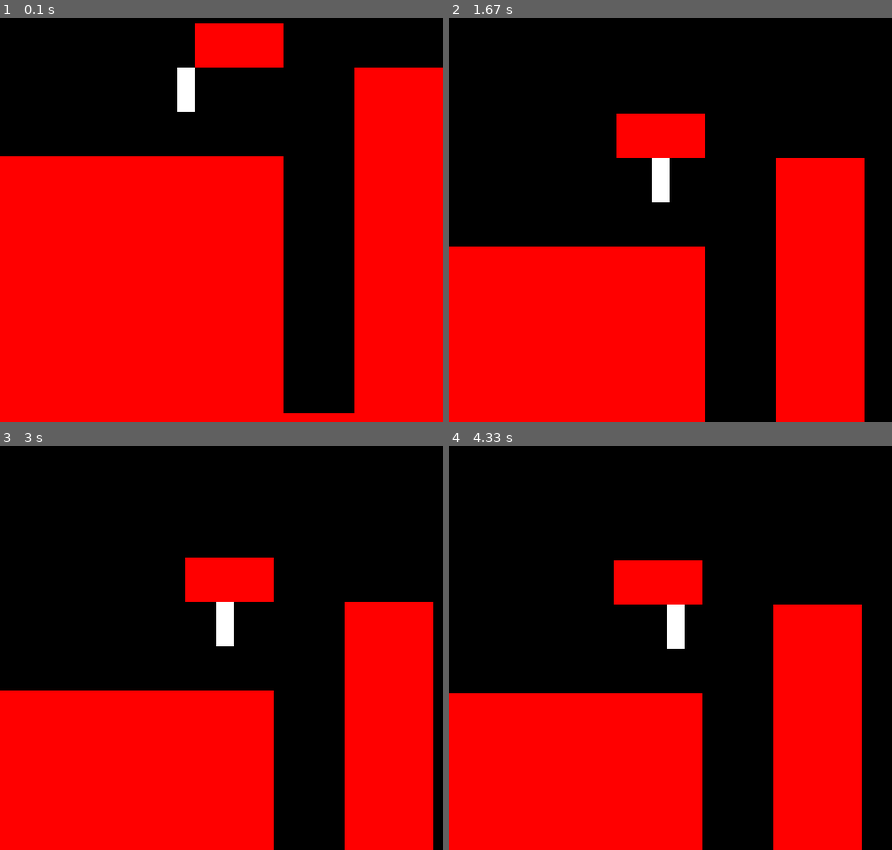
Above: before the commit, frames 1-4 (two rows, left to right).
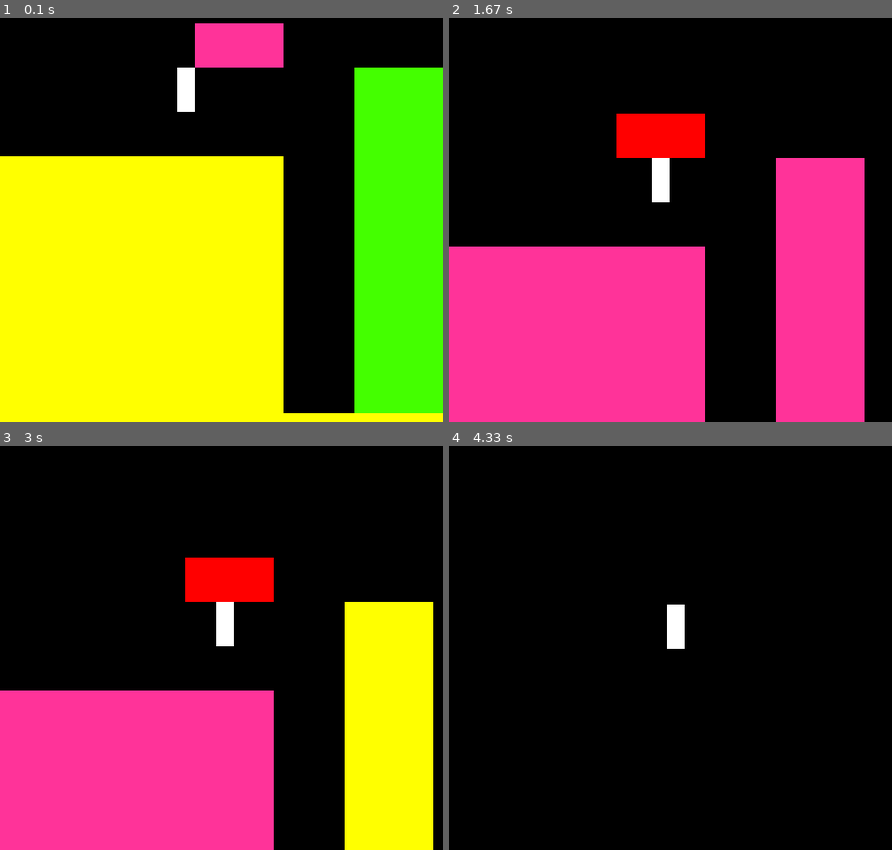
Above: after the commit, the same moments.

Repository: B-B-2-1/Learning_Pygames
Game: pygame game, started from Sidescroll game/sidescroll_Test2.py
The game is run twice, just before and just after one commit, with the same random seed, the same clock (stepped at 60 frames per second) and the same inputs.
Inputs:
- Up to frame 1 (0.1 s): no input
- Up to frame 2 (1.67 s): hold Right 0.33-0.8 s; hold Right 0.83-1.3 s; tap Space at 0.9, 1.2, 1.4 s; hold Left from 1.33 s (still down)
- Up to frame 3 (3 s): tap Space at 1.7, 1.97, 2.4, 2.7 s; release Left at 1.87 s; hold Left 1.9-2.3 s; hold Right 2.33-2.97 s
- Up to frame 4 (4.33 s): hold Left 3-3.47 s; tap Space at 3.07, 3.37, 3.57, 3.87, 4.07 s; hold Right 3.5-3.97 s; hold Right from 4 s (still down)

The runs differ from the first frame. In frame 1, 62% of the frame differs, in the area x 0-100%, y 1-100%; in frame 2, 38%; in frame 3, 37%; in frame 4, 37%.

Commit message:
Added seizure triggers :)

Diff:
--- a/Sidescroll game/sidescroll_Test2.py
+++ b/Sidescroll game/sidescroll_Test2.py
@@ -1,5 +1,5 @@
 import pygame
-
+import random
 
 screenwidth = 500
 screenheight = 500
@@ -11,6 +11,13 @@
 clock = pygame.time.Clock()
 
 rectangles = []
+green = (68,255,0)
+cyan = (0,255,222)
+violet = (255,51,153)
+yellow = (255,255,0)
+red = (255,0,0)
+
+colors = [green,cyan,violet,yellow,red]
 
 class player():
 
@@ -99,8 +106,10 @@
 
 
 run = True
+ticks = 0
 while(run):
     clock.tick(20)
+    ticks+=1
     for event in pygame.event.get():
         if event.type == pygame.QUIT:
             run = False
@@ -141,7 +150,10 @@
     win.fill((0,0,0))
     pygame.draw.rect(win,(255,255,255),p1.rect)
     for rect in rectangles:
-        pygame.draw.rect(win,(255,0,0),rect)
+        if ticks%2 == 0:
+            pygame.draw.rect(win,(0,0,0),rect)
+        else:
+            pygame.draw.rect(win,(random.choice(colors)),rect)
     pygame.display.update()
 
     p1.move_vertical()
